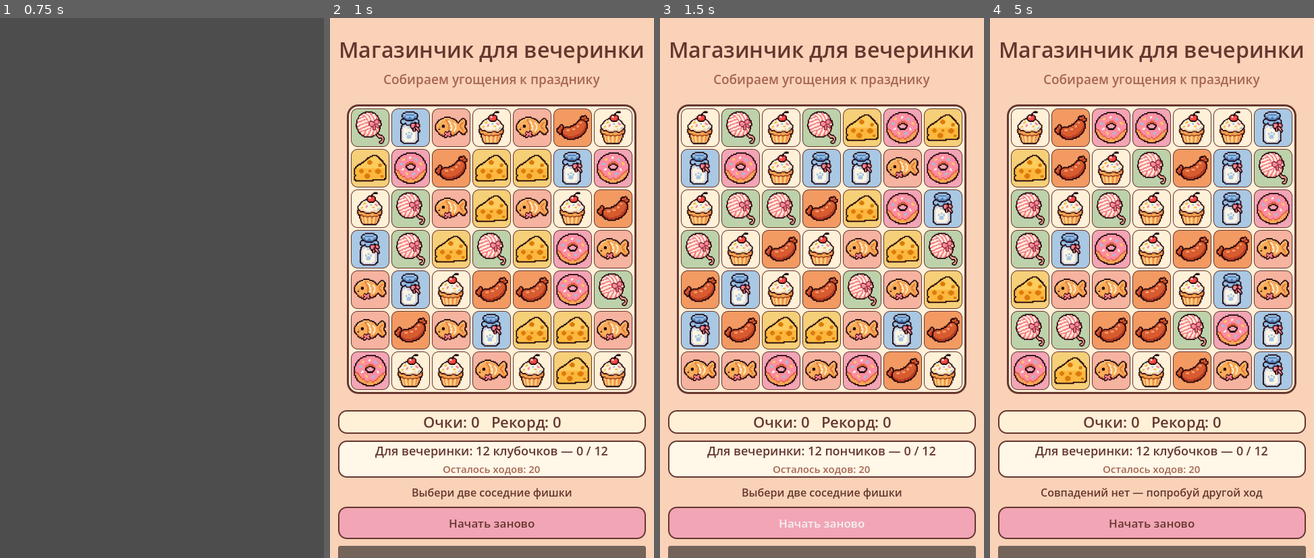
Above: before the commit, frames 1-4 (left to right).
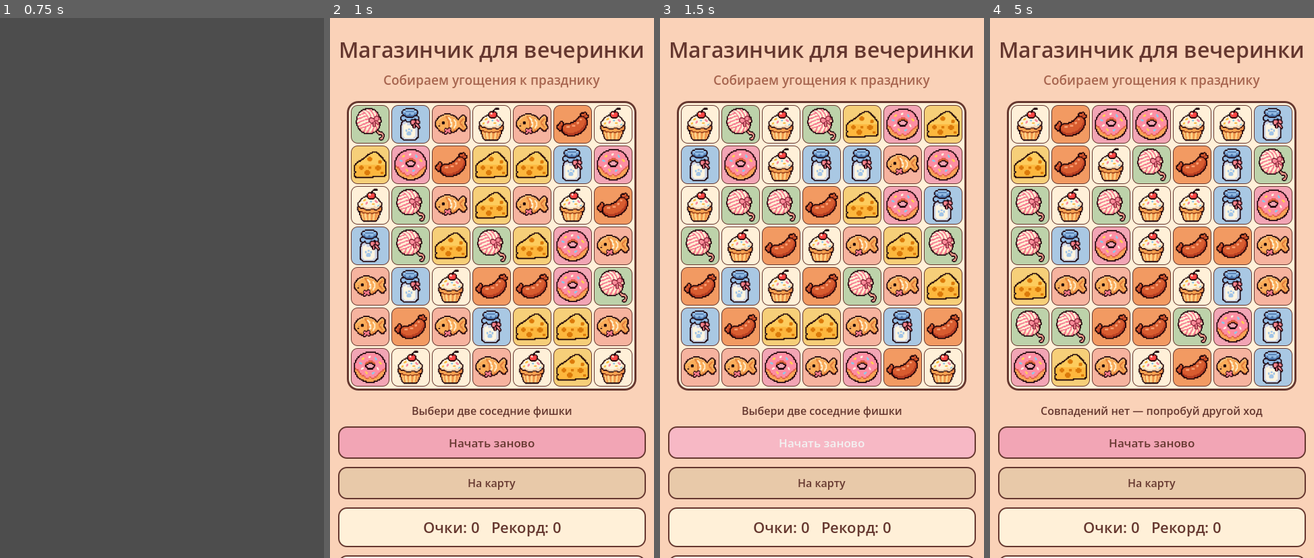
Above: after the commit, the same moments.

Repository: ArinaPig/Meown
Game: Godot game, scene res://scenes/map/WorldMap.tscn
Same seed, same stepped clock (60 frames per second), same inputs: the game is played once before the commit and once after it.
Inputs (mouse positions are in pixels of both pictures, inside the frame that each line leads up to):
- Up to frame 1 (0.75 s): click "МАГАЗИН Три в ряд" at 0.5 s
- Up to frame 2 (1 s): no input
- Up to frame 3 (1.5 s): click "Начать заново" at 1.25 s
- Up to frame 4 (5 s): click "Начать заново" at 2 s; click "Начать заново" at 2.75 s; click (1028, 126) at 3.52 s; click (1071, 126) at 4.27 s

Frame 1 is identical in both runs. In frame 2, 46% of the frame differs, in the area x 2-98%, y 10-100%; in frame 3, 46%; in frame 4, 46%.

Commit message:
ui: place match-3 stats beside board and refine controls

Diff:
--- a/scenes/minigames/match3/Match3.gd
+++ b/scenes/minigames/match3/Match3.gd
@@ -52,9 +52,11 @@
 var ui_grid: BoxContainer
 var info_column: VBoxContainer
 var board_panel: PanelContainer
-var footer_row: BoxContainer
-var board_top_spacer: Control
-var board_bottom_spacer: Control
+var main_row: BoxContainer
+var left_column: VBoxContainer
+var right_column: VBoxContainer
+var score_panel: PanelContainer
+var task_panel: PanelContainer
 var title_label: Label
 var subtitle_label: Label
 
@@ -107,7 +109,7 @@
 	subtitle_label.add_theme_color_override("font_color", CAFE_MUTED)
 	info_column.add_child(subtitle_label)
 
-	var score_panel := PanelContainer.new()
+	score_panel = PanelContainer.new()
 	var score_style := StyleBoxFlat.new()
 	score_style.bg_color = CAFE_PANEL
 	score_style.border_color = CAFE_BROWN
@@ -122,7 +124,7 @@
 	score_label.add_theme_color_override("font_color", CAFE_BROWN)
 	score_panel.add_child(score_label)
 
-	var task_panel := PanelContainer.new()
+	task_panel = PanelContainer.new()
 	var task_style := StyleBoxFlat.new()
 	task_style.bg_color = Color("#FFF7E8")
 	task_style.border_color = CAFE_BROWN
@@ -190,47 +192,64 @@
 
 	var restart := Button.new()
 	restart.text = "Начать заново"
-	restart.custom_minimum_size = Vector2(0, 48)
+	restart.custom_minimum_size = Vector2(0, 52)
 	restart.add_theme_font_size_override("font_size", 17)
 	restart.add_theme_color_override("font_color", CAFE_BROWN)
-	var restart_style := StyleBoxFlat.new()
-	restart_style.bg_color = Color("#F2A5B5")
-	restart_style.border_color = CAFE_BROWN
-	restart_style.set_border_width_all(2)
-	restart_style.set_corner_radius_all(12)
-	restart.add_theme_stylebox_override("normal", restart_style)
-	restart.add_theme_stylebox_override("hover", restart_style)
-	restart.add_theme_stylebox_override("pressed", restart_style)
+	_apply_button_style(restart, Color("#F2A5B5"), Color("#F7B8C5"), Color("#E98FA3"))
 	restart.pressed.connect(_new_game)
-	info_column.add_child(restart)
 
 	var map_button := Button.new()
 	map_button.text = "На карту"
-	map_button.custom_minimum_size = Vector2(0, 42)
+	map_button.custom_minimum_size = Vector2(0, 52)
 	map_button.add_theme_font_size_override("font_size", 16)
 	map_button.add_theme_color_override("font_color", CAFE_BROWN)
+	_apply_button_style(map_button, Color("#E8C9A9"), Color("#F0D8BF"), Color("#D9B58F"))
 	map_button.pressed.connect(_return_to_map)
-	info_column.add_child(map_button)
-
-	# Отделяем заголовок от игровой информации: поле остаётся главным
-	# центральным элементом, а показатели и действия располагаются ниже.
-	footer_row = BoxContainer.new()
-	footer_row.vertical = true
-	footer_row.add_theme_constant_override("separation", 8)
-	footer_row.size_flags_horizontal = Control.SIZE_SHRINK_CENTER
-	ui_grid.add_child(footer_row)
+
+	# На планшете: действия слева, игровое поле по центру,
+	# очки и задание справа. На телефоне блоки складываются вертикально.
 	for child in info_column.get_children().slice(2):
 		info_column.remove_child(child)
-		footer_row.add_child(child)
-
-	board_top_spacer = Control.new()
-	board_top_spacer.size_flags_vertical = Control.SIZE_EXPAND_FILL
-	ui_grid.add_child(board_top_spacer)
-	ui_grid.move_child(board_top_spacer, 1)
-	board_bottom_spacer = Control.new()
-	board_bottom_spacer.size_flags_vertical = Control.SIZE_EXPAND_FILL
-	ui_grid.add_child(board_bottom_spacer)
-	ui_grid.move_child(board_bottom_spacer, 3)
+
+	left_column = VBoxContainer.new()
+	left_column.add_theme_constant_override("separation", 12)
+	left_column.size_flags_horizontal = Control.SIZE_EXPAND_FILL
+	left_column.add_child(hint_label)
+	left_column.add_child(restart)
+	left_column.add_child(map_button)
+
+	right_column = VBoxContainer.new()
+	right_column.add_theme_constant_override("separation", 12)
+	right_column.size_flags_horizontal = Control.SIZE_EXPAND_FILL
+	right_column.add_child(score_panel)
+	right_column.add_child(task_panel)
+
+	main_row = BoxContainer.new()
+	main_row.add_theme_constant_override("separation", 20)
+	main_row.size_flags_horizontal = Control.SIZE_EXPAND_FILL
+	main_row.size_flags_vertical = Control.SIZE_EXPAND_FILL
+	ui_grid.add_child(main_row)
+	main_row.add_child(left_column)
+	main_row.add_child(board_panel)
+	main_row.add_child(right_column)
+
+
+func _apply_button_style(button: Button, normal_color: Color, hover_color: Color, pressed_color: Color) -> void:
+	for state in ["normal", "hover", "pressed", "focus", "disabled"]:
+		var style := StyleBoxFlat.new()
+		style.bg_color = normal_color
+		if state == "hover":
+			style.bg_color = hover_color
+		elif state == "pressed":
+			style.bg_color = pressed_color
+		style.border_color = CAFE_BROWN
+		style.set_border_width_all(2)
+		style.set_corner_radius_all(12)
+		style.content_margin_left = 14
+		style.content_margin_right = 14
+		style.content_margin_top = 10
+		style.content_margin_bottom = 10
+		button.add_theme_stylebox_override(state, style)
 
 
 func _update_responsive_layout() -> void:
@@ -244,31 +263,27 @@
 	var landscape_tablet := viewport_size.x > viewport_size.y and viewport_size.x >= 700.0
 	var large_portrait_tablet := viewport_size.y >= 1000.0 and viewport_size.x >= 650.0
 
-	# Одна вертикальная композиция для всех экранов: заголовок сверху,
-	# игровое поле по центру, показатели и кнопки под ним.
 	ui_grid.vertical = true
 	ui_grid.size_flags_horizontal = Control.SIZE_EXPAND_FILL
 	ui_grid.size_flags_vertical = Control.SIZE_EXPAND_FILL
-	ui_grid.add_theme_constant_override("separation", 10 if landscape_tablet else (18 if large_portrait_tablet else 12))
+	ui_grid.add_theme_constant_override("separation", 12 if landscape_tablet else 18)
 	info_column.size_flags_horizontal = Control.SIZE_EXPAND_FILL
-	info_column.custom_minimum_size = Vector2.ZERO
-	info_column.add_theme_constant_override("separation", 4 if landscape_tablet else 8)
-	footer_row.vertical = not landscape_tablet
-	footer_row.size_flags_horizontal = Control.SIZE_SHRINK_CENTER if landscape_tablet else Control.SIZE_EXPAND_FILL
-	footer_row.add_theme_constant_override("separation", 8 if landscape_tablet else 10)
+	info_column.add_theme_constant_override("separation", 5 if landscape_tablet else 9)
+
+	# В альбомной ориентации колонки стоят по сторонам от поля.
+	# В портретной ориентации они идут друг под другом, чтобы не сжимать поле.
+	main_row.vertical = not landscape_tablet
+	main_row.size_flags_horizontal = Control.SIZE_EXPAND_FILL
+	main_row.size_flags_vertical = Control.SIZE_EXPAND_FILL if landscape_tablet else Control.SIZE_SHRINK_CENTER
+	main_row.add_theme_constant_override("separation", 22 if landscape_tablet else 12)
+	left_column.size_flags_horizontal = Control.SIZE_EXPAND_FILL
+	right_column.size_flags_horizontal = Control.SIZE_EXPAND_FILL
+	left_column.custom_minimum_size = Vector2(190.0, 0.0) if landscape_tablet else Vector2.ZERO
+	right_column.custom_minimum_size = Vector2(250.0, 0.0) if landscape_tablet else Vector2.ZERO
+	left_column.alignment = BoxContainer.ALIGNMENT_CENTER if landscape_tablet else BoxContainer.ALIGNMENT_BEGIN
+	right_column.alignment = BoxContainer.ALIGNMENT_CENTER if landscape_tablet else BoxContainer.ALIGNMENT_BEGIN
 	board_panel.size_flags_horizontal = Control.SIZE_SHRINK_CENTER
 	board_panel.size_flags_vertical = Control.SIZE_SHRINK_CENTER
-	if landscape_tablet:
-		# Панели показателей не должны схлопываться в узкие колонки.
-		score_label.get_parent().custom_minimum_size = Vector2(190.0, 64.0)
-		task_label.get_parent().get_parent().custom_minimum_size = Vector2(250.0, 64.0)
-		hint_label.custom_minimum_size = Vector2(190.0, 56.0)
-	else:
-		score_label.get_parent().custom_minimum_size = Vector2.ZERO
-		task_label.get_parent().get_parent().custom_minimum_size = Vector2.ZERO
-		hint_label.custom_minimum_size = Vector2.ZERO
-	board_top_spacer.size_flags_vertical = Control.SIZE_EXPAND_FILL if landscape_tablet else Control.SIZE_SHRINK_BEGIN
-	board_bottom_spacer.size_flags_vertical = Control.SIZE_EXPAND_FILL if landscape_tablet else Control.SIZE_SHRINK_BEGIN
 
 	var scale_factor := clampf(minf(viewport_size.x / 400.0, viewport_size.y / 740.0), 0.9, 1.55)
 	var title_size := 30.0 * scale_factor
@@ -295,21 +310,28 @@
 	task_label.add_theme_font_size_override("font_size", roundi(task_size))
 	moves_label.add_theme_font_size_override("font_size", roundi(small_size - 1.0))
 	hint_label.add_theme_font_size_override("font_size", roundi(small_size))
-	for child in footer_row.get_children():
-		if child is Button:
-			var button := child as Button
-			button.add_theme_font_size_override("font_size", roundi(small_size + 1.0))
-			if landscape_tablet:
-				button.custom_minimum_size = Vector2(150.0 if button.text == "Начать заново" else 120.0, 56.0)
-			else:
-				button.custom_minimum_size = Vector2(0.0, 48.0)
+
+	for column in [left_column, right_column]:
+		for child in column.get_children():
+			if child is Button:
+				(child as Button).custom_minimum_size = Vector2(0.0, 54.0 if landscape_tablet else 48.0)
+
+	var score_style := score_panel.get_theme_stylebox("panel").duplicate() as StyleBoxFlat
+	score_style.content_margin_left = 14
+	score_style.content_margin_right = 14
+	score_style.content_margin_top = 14
+	score_style.content_margin_bottom = 14
+	score_panel.add_theme_stylebox_override("panel", score_style)
+	var task_style := task_panel.get_theme_stylebox("panel").duplicate() as StyleBoxFlat
+	task_style.content_margin_left = 14
+	task_style.content_margin_right = 14
+	task_style.content_margin_top = 14
+	task_style.content_margin_bottom = 14
+	task_panel.add_theme_stylebox_override("panel", task_style)
 
 	var available_board_size: float
 	if landscape_tablet:
-		# Оставляем место под верхний заголовок и нижнюю строку статуса.
-		# Резервируем место под заголовок и нижнюю панель управления.
-		# Иначе крупное поле вытесняет кнопки за нижнюю границу окна.
-		available_board_size = minf(viewport_size.y - 330.0, viewport_size.x - 80.0)
+		available_board_size = minf(viewport_size.y - 190.0, viewport_size.x - 500.0)
 	else:
 		var horizontal_margin := 20.0 if viewport_size.x < 420.0 else 36.0
 		var reserved_vertical := 300.0 if viewport_size.y < 1000.0 else 430.0
